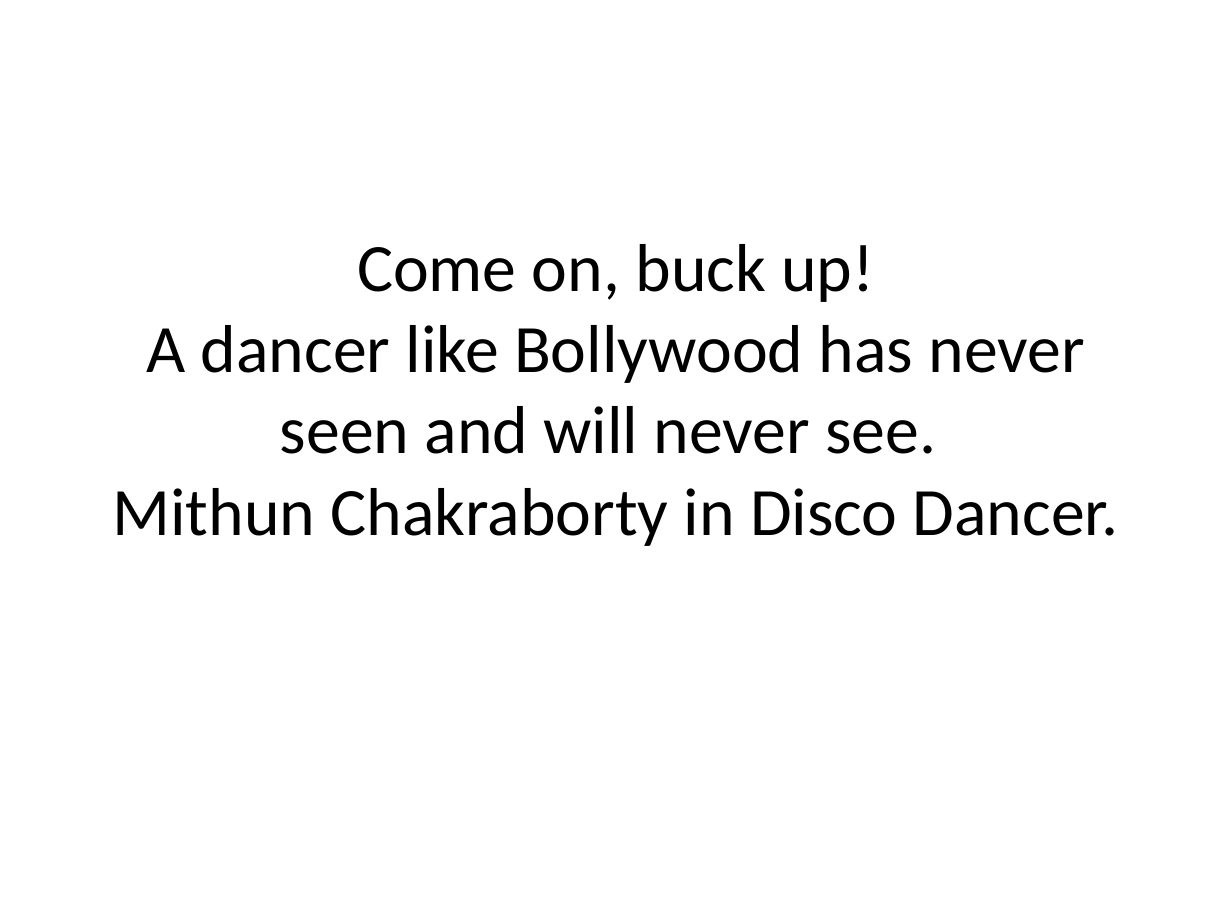
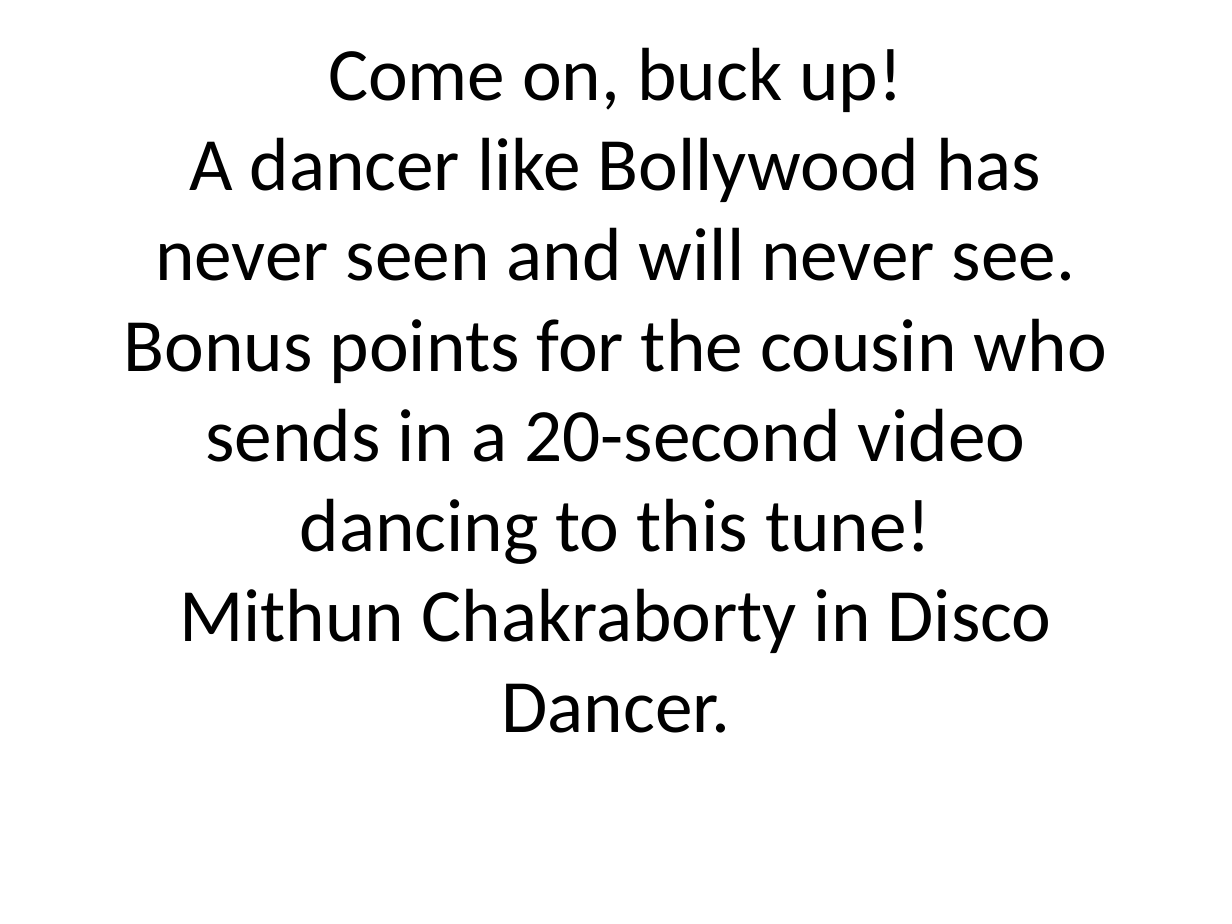
Before and after one commit to RohitShende/PythonPrograms, a slide deck: slide 25 of pictography_slides.pptx. Drawn at 1232x924 pixels with LibreOffice and Linux fonts; fonts in the diff are those of the drawing. Boxes give left, top, right and bottom in pixels: in the first picture for what was removed or moved away, otherwise in the second. Text is boxed around its words. In the diff, an @@ line names an element or a change of style, - is before the commit and + after.

```diff
--- a/pictography_slides.pptx
+++ b/pictography_slides.pptx
@@ title at [179, 47, 1052, 733]: size 39.6 to 44 pt in "Come on, buck up!", "Mithun Chakraborty in Disco Dancer." @@
@@ title at [124, 137, 1107, 564]: text changed; size 39.6 to 44 pt @@
-A dancer like Bollywood has never seen and will never see.
+A dancer like Bollywood has never seen and will never see. Bonus points for the cousin who sends in a 20-second video dancing to this tune!
```
Also in this commit, not shown: 3 other slides changed, 1 slide removed, 2 other files.
